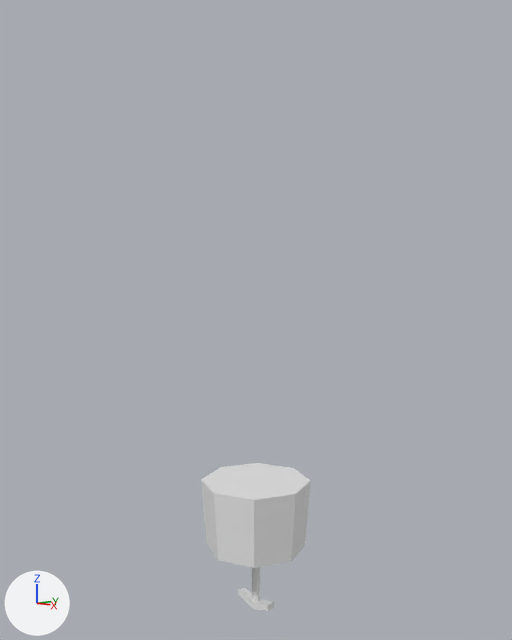
One commit to the Blender file ArcaneFlare.blend: the scene before it, then after it.
Before and after are seen from a camera (50 mm lens) standing at (9.15, -8.61, 5.58) and looking at (-0.03, 0.03, 4.18). The lights are fixed; the arrows at lower left show +X, +Y and +Z.

Script lines for the objects in view, before the commit:
```python
me_cylinder_001 = bpy.data.meshes.new('Cylinder.001')
me_cylinder_001.from_pydata(...)  # 222 vertices, 203 faces; spans x -1.0..1.0, y -1.0..1.0, z -1.21..1.25
ob_cylinder_001 = bpy.data.objects.new('Cylinder.001', me_cylinder_001)
ob_cylinder_001.location = (0.0, 0.0, 0.0)
```
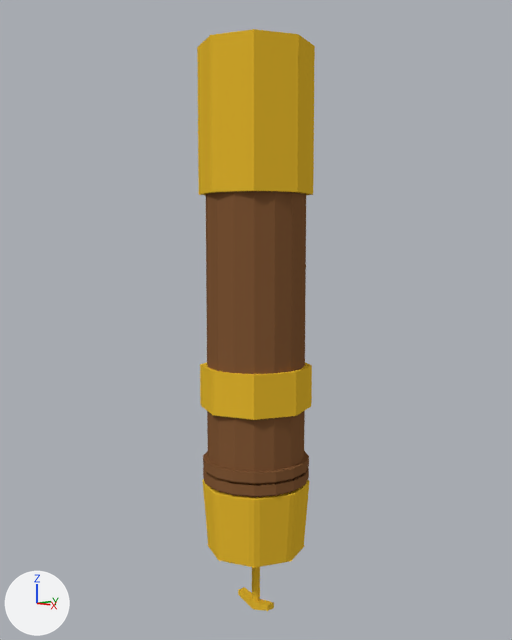
What the commit changed:
Material 'Wood.001' (mat_wood_001) is new.
Its base color is (0.22, 0.0985, 0.0396) (brown #815838).
Material 'Brass :?' (mat_brass) is new.
Its base color is (0.8, 0.487, 0.0296) (yellow #e7b930).
Material 'Black' (mat_black) is new.
Its base color is (0.0, 0.0, 0.0) (black #000000).
me_cylinder_001 is used by ob_cylinder_001; location (0.0, 0.0, 0.0).
me_cylinder_001 had 222 vertices, 203 faces and spanned x -1.0..1.0, y -1.0..1.0, z -1.21..1.25.
me_cylinder_001 now has 852 vertices, 802 faces and spans x -1.0..1.0, y -1.0..1.0, z -1.21..8.87.
me_cylinder_001 part 1: 16 vertices removed from x -1.0..1.0, y -1.0..1.0, z 0.0..1.25; 640 vertices added at x -1.0..1.0, y -1.0..1.0, z 0.0..8.87.
me_cylinder_001 part 2: 6 vertices added at x -0.4, y -0.02..0.01, z -1.08..-0.98.
me_cylinder_001 part 3: 139 faces spanning x -0.4..0.4, y -0.19..0.19, z -1.21..-0.13 switch from no material to mat_brass (yellow #e7b930).
me_cylinder_001 now uses material mat_wood_001 (brown #815838).
me_cylinder_001 now uses material mat_black (black #000000).

Pixel boxes (x1, y1, x2, y2) of what changed, in the pictures (512 x 640 px):
'Cylinder.001', reshaped (7% wider, 291% taller): before (201, 463, 311, 611); after (197, 29, 315, 611)
part 1 of me_cylinder_001, built on: before (201, 463, 311, 568); after (197, 29, 315, 568)
part 2 of me_cylinder_001, added: after (239, 587, 252, 600)
part 3 of me_cylinder_001, recoloured (grey to yellow): (238, 567, 274, 611) in both
